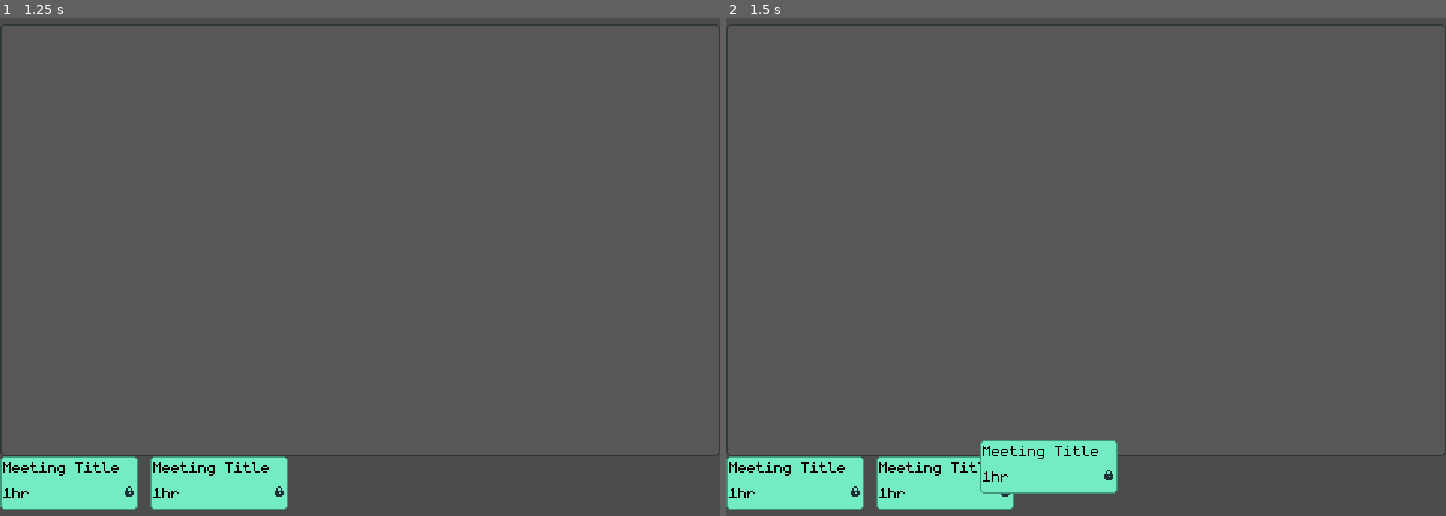
Above: before the commit, frames 1-2 (left to right).
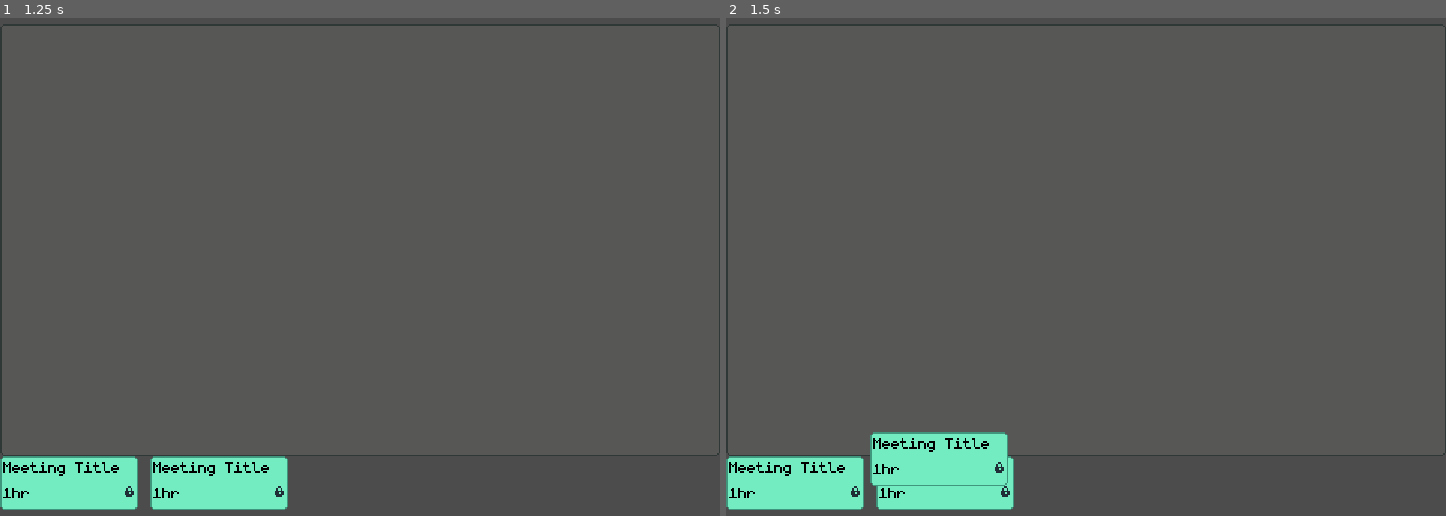
Above: after the commit, the same moments.

Repository: dmitriy-shmilo/wgj257
Game: Godot game, scene res://game_screen/game_screen.tscn
Same seed, same stepped clock (60 frames per second), same inputs: the game is played once before the commit and once after it.
Inputs (mouse positions are in pixels of both pictures, inside the frame that each line leads up to):
- Up to frame 1 (1.25 s): tap Enter at 0.5 s; drag from (72, 481) to (432, 127) at 0.52 s
- Up to frame 2 (1.5 s): tap Space at 1.25 s; drag from (942, 481) to (1050, 351) at 1.27 s

Frame 1 is identical in both runs. In frame 2, 2.8% of the frame differs, in the area x 20-55%, y 83-96%.

Commit message:
Snap cursor position.

Diff:
--- a/src/game_screen/game_screen.gd
+++ b/src/game_screen/game_screen.gd
@@ -5,6 +5,7 @@
 onready var _gui = $"Gui"
 onready var _cursor: Control = $"Cursor"
 onready var _meeting_queue: Control = $"MeetingQueue"
+onready var _calendar: Control = $"Calendar"
 
 var _is_dragging = false
 var _current_request: MeetingRequest = null
@@ -18,7 +19,7 @@
 		_gui.pause()
 
 	if _is_dragging:
-		_cursor.rect_global_position = get_global_mouse_position()
+		_cursor.rect_global_position = _snap(get_global_mouse_position())
 
 
 func create_request() -> void:
@@ -44,6 +45,17 @@
 	request.connect("gui_input", self, "_on_meeting_request_gui_input", [request])
 
 
+func _snap(pos: Vector2) -> Vector2:
+
+	if pos.y <= _calendar.rect_position.y \
+		or pos.y >= _calendar.rect_position.y + _calendar.rect_size.y:
+			return pos
+
+	pos.y = floor(pos.y / 16) * 16
+	pos.x = floor(pos.x / 96) * 96
+	return pos
+
+
 func _on_meeting_request_gui_input(event: InputEvent, request: MeetingRequest) -> void:
 	if event.is_action_pressed("action"):
 		_drag_cursor_start(request)
